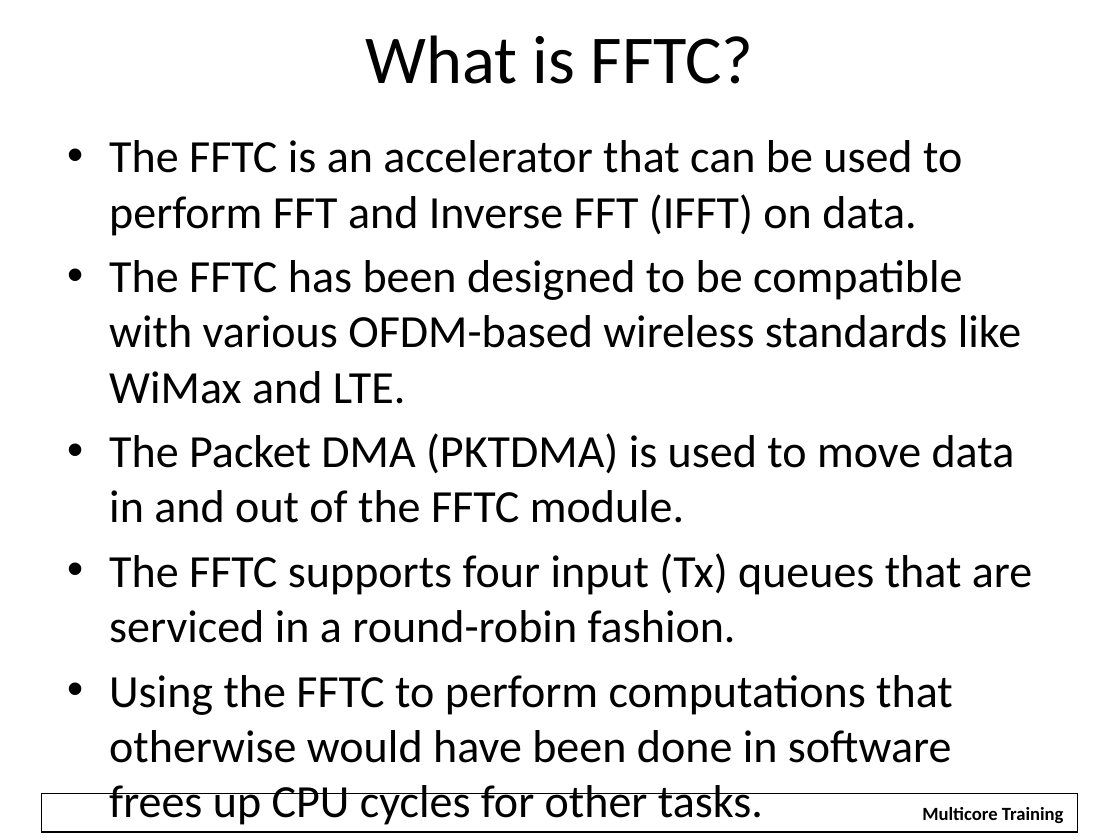
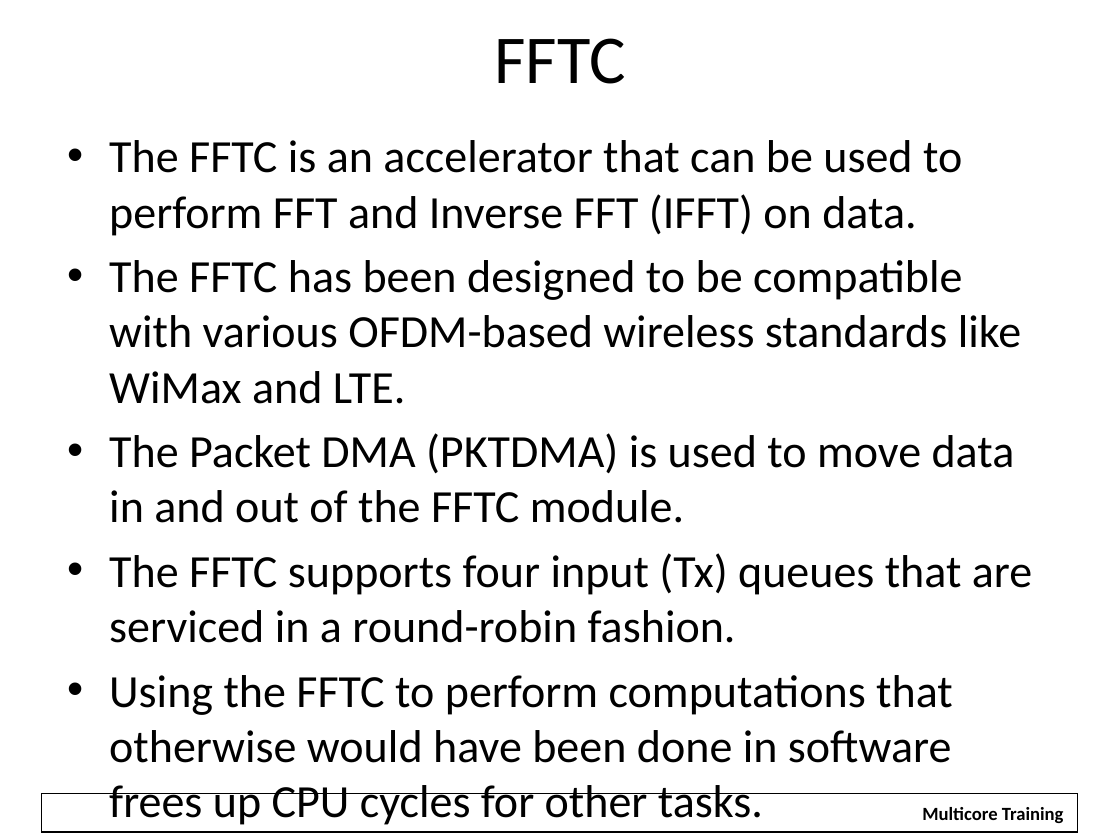
Before and after one commit to hari1989/keystone-workshop, a slide deck: slide 47 of slides/KeyStone Overview.pptx. Drawn at 1120x840 pixels with LibreOffice and Linux fonts; fonts in the diff are those of the drawing; background and template pictures are left out. Boxes give left, top, right and bottom in pixels: in the first picture for what was removed or moved away, otherwise in the second. Text is boxed around its words. In the diff, an @@ line names an element or a change of style, - is before the commit and + after.

```diff
--- a/slides/KeyStone Overview.pptx
+++ b/slides/KeyStone Overview.pptx
@@ title at <box>494,38,625,84</box>: text changed @@
-What is FFTC?
+FFTC
```
Also in this commit, not shown: 4 slides added, 5 slides removed.
